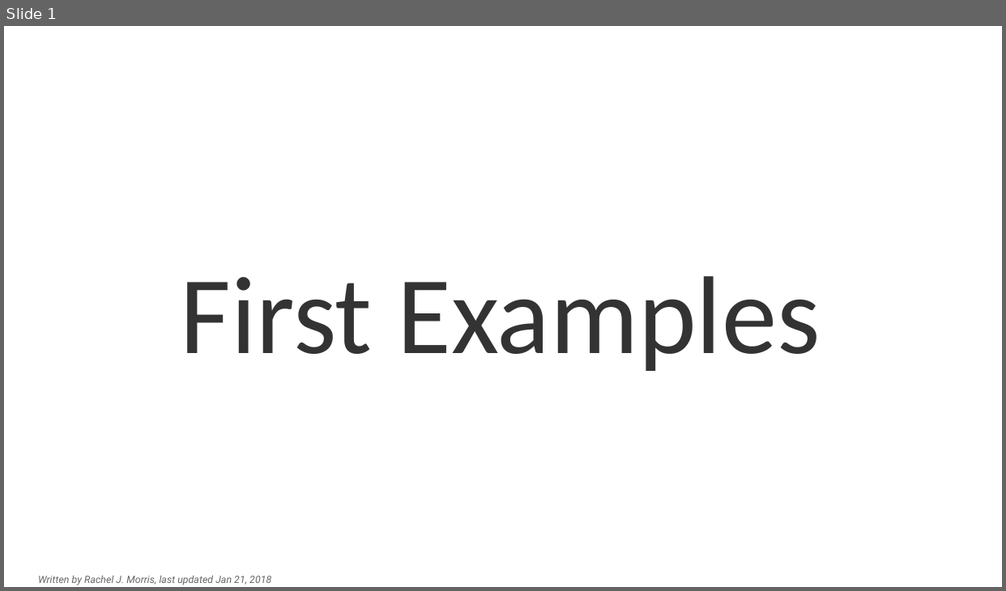
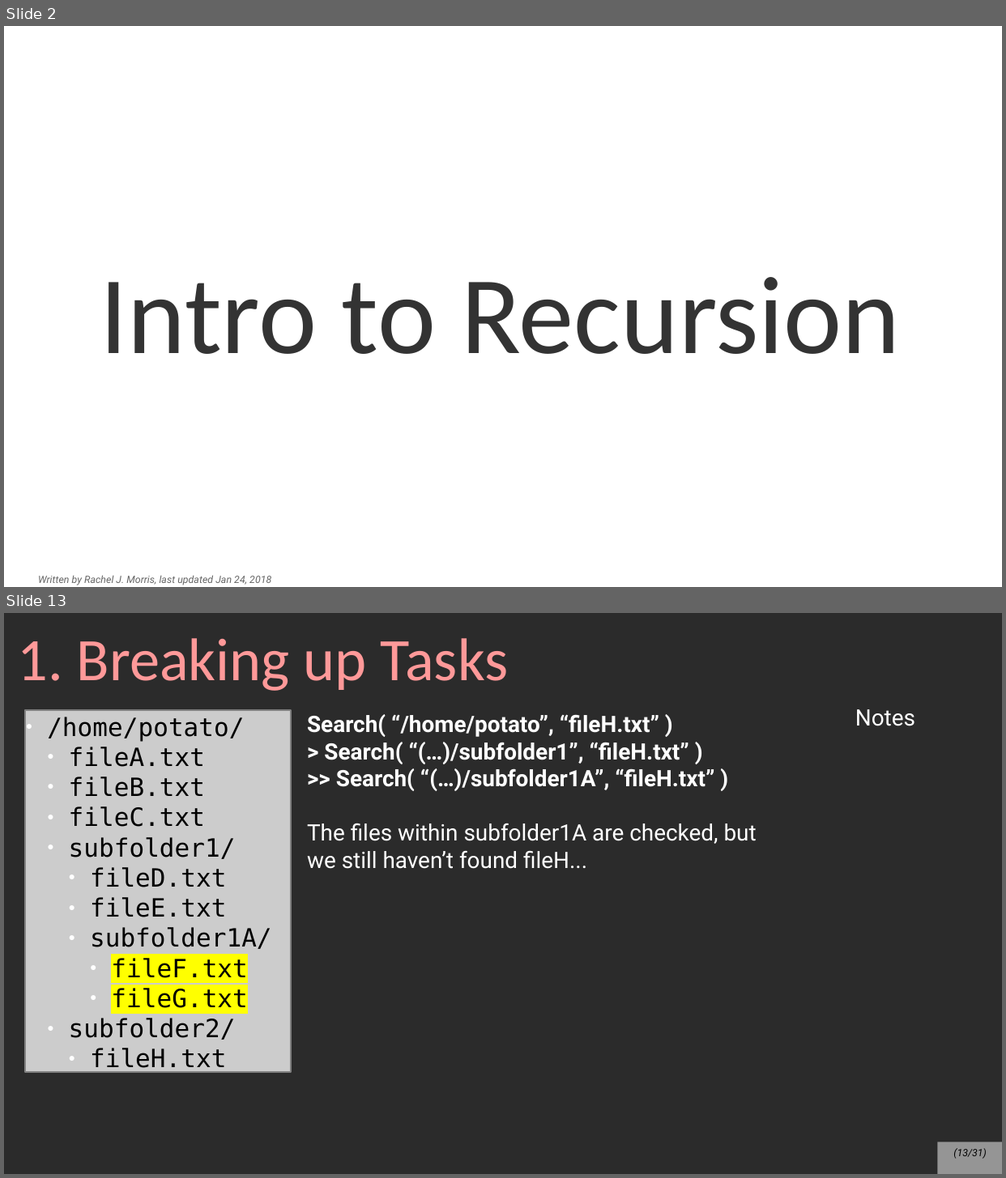
Before and after one commit to mariamhabib/CS250-Data-Structures, a slide deck: Lectures/Slides/Recursion.odp. Shown one above the other, each under a label of ours: slide 1 before the commit, slides 2 and 13 after it; the slides between them are not shown. The pictures are 1006x591 and 1006x1178 pixels, drawn with LibreOffice and Linux fonts; fonts in the diff are those of the drawing; background and template pictures are left out; a plain dark background stands for a picture behind light text. Boxes give left, top, right and bottom in pixels: in the first picture for what was removed or moved away, otherwise in the second. Text is boxed around its words. In the diff, an @@ line names an element or a change of style, - is before the commit and + after.

Commit message:
Recursion lecture

```diff
--- a/Lectures/Slides/Recursion.odp
+++ b/Lectures/Slides/Recursion.odp
@@ slide 13 added at (4, 613, 1002, 1174), background picture (left out) @@
@@ title added at (18, 638, 509, 691), 48 pt, text #FF9999 @@
+1. Breaking up Tasks
@@ text added at (855, 709, 915, 726), 18 pt, text #FFFFFF @@
+Notes
@@ rectangle added at (25, 710, 291, 1072), fill #CCCCCC, outline #808080 1.45 pt, 20 pt, text #000000 @@
+● /home/potato/
+  ● fileA.txt
+  ● fileB.txt
+  ● fileC.txt
+  ● subfolder1/
+    ● fileD.txt
+    ● fileE.txt
+    ● subfolder1A/
+      ● fileF.txt
+      ● fileG.txt
+  ● subfolder2/
+    ● fileH.txt
@@ text added at (307, 714, 756, 869), 18 pt, text #FFFFFF, bold @@
+Search( “/home/potato”, “fileH.txt” )
+> Search( “(…)/subfolder1”, “fileH.txt” )
+>> Search( “(…)/subfolder1A”, “fileH.txt” )
+The files within subfolder1A are checked, but we still haven’t found fileH...
@@ page number added at (938, 1143, 1002, 1174), fill #FFFFFF at 50% opacity, 8 pt, text #000000, italic @@
+(13/31)
@@ what was slide 1 is now slide 2 @@
@@ slide 2 changed as well @@
@@ title at (100, 277, 900, 354): text changed @@
-First Examples
+Intro to Recursion
@@ text at (38, 575, 271, 586): text changed @@
-Written by Rachel J. Morris, last updated Jan 21, 2018
+Written by Rachel J. Morris, last updated Jan 24, 2018
```
Also in this commit, not shown: 29 other slides added, 5 slides removed, 1 other file.
